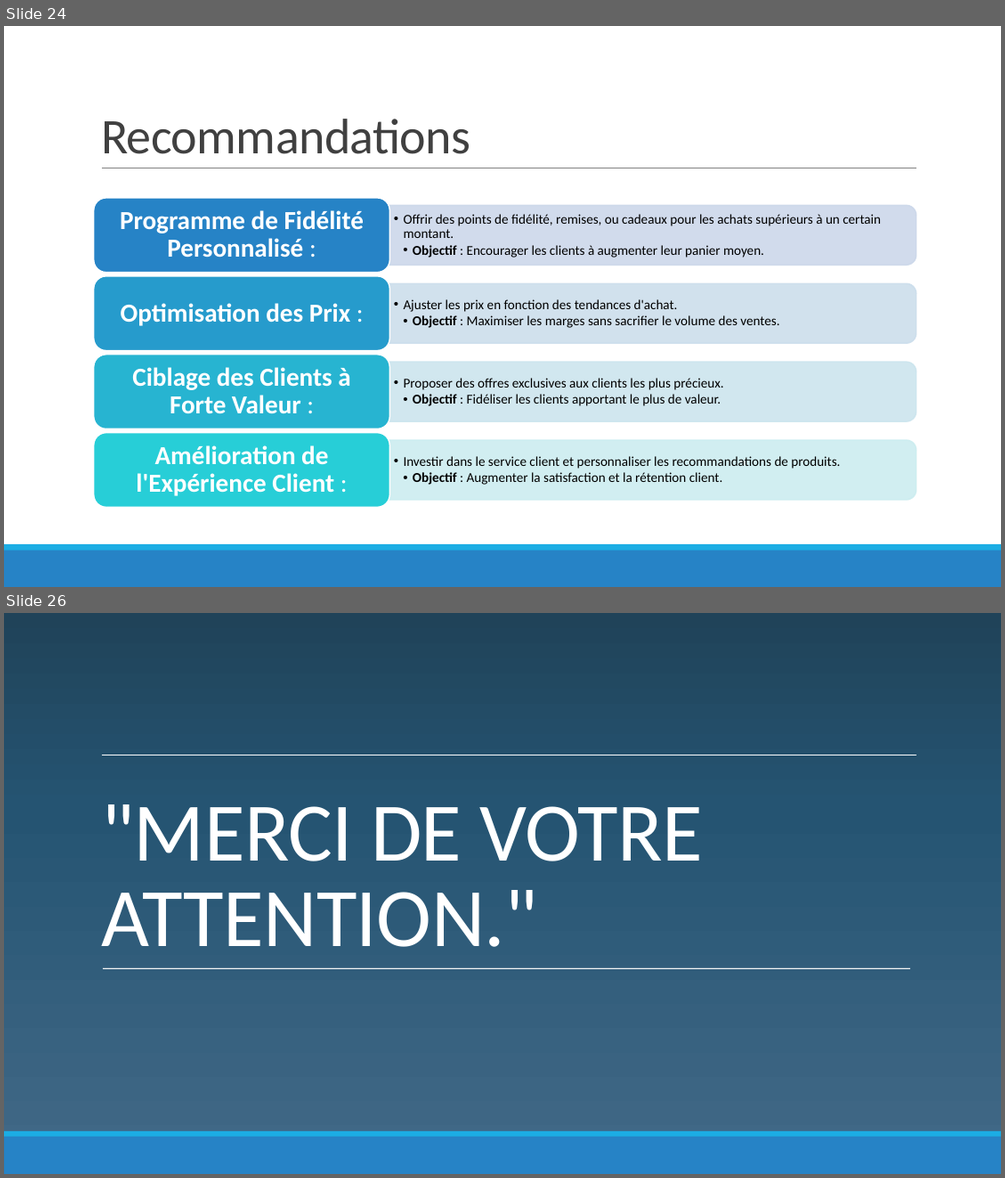
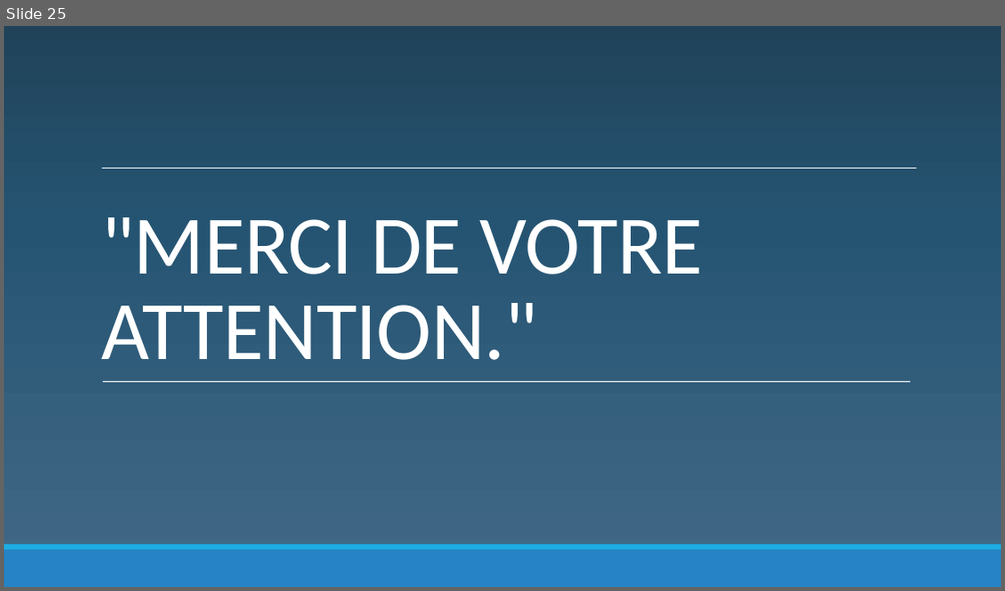
Before and after one commit to obenmaha/analyse-ventes-librairie, a slide deck: presentation_BENMAHAMMED_Oussama_Lapage.pptx. Shown one above the other, each under a label of ours: slides 24 and 26 before the commit, slide 25 after it; the slides between them are not shown. The pictures are 1005x1178 and 1005x591 pixels, drawn with LibreOffice and Linux fonts; fonts in the diff are those of the drawing; background and template pictures are left out. Boxes give left, top, right and bottom in pixels: in the first picture for what was removed or moved away, otherwise in the second. Text is boxed around its words. In the diff, an @@ line names an element or a change of style, - is before the commit and + after.

Commit message:
ajout de stats et mise en page pour la presentation

```diff
--- a/presentation_BENMAHAMMED_Oussama_Lapage.pptx
+++ b/presentation_BENMAHAMMED_Oussama_Lapage.pptx
@@ slide 24 removed at [4,26,1001,587], background #FFFFFF @@
@@ title removed at [101,119,470,154] @@
-Recommandations
@@ line removed from (102, 168) to (917, 168) @@
@@ group removed at [94,198,916,507]: 8 texts, 4 round same rects, 4 rounded rectangles @@
-  • Offrir des points de fidélité, remises, ou cadeaux pour les achats supérieurs à un certain montant.
-    • Objectif : Encourager les clients à augmenter leur panier moyen.
-Programme de Fidélité Personnalisé :
-  • Ajuster les prix en fonction des tendances d'achat.
-    • Objectif : Maximiser les marges sans sacrifier le volume des ventes.
-Optimisation des Prix :
-  • Proposer des offres exclusives aux clients les plus précieux.
-    • Objectif : Fidéliser les clients apportant le plus de valeur.
-Ciblage des Clients à Forte Valeur :
-  • Investir dans le service client et personnaliser les recommandations de produits.
-    • Objectif : Augmenter la satisfaction et la rétention client.
-Amélioration de l'Expérience Client :
@@ rectangle removed at [4,544,1001,549] @@
@@ rectangle removed at [4,549,1001,587] @@
@@ rectangle removed at [4,545,1001,550] @@
@@ what was slide 26 is now slide 25 @@
```
Also in this commit, not shown: 8 slides changed, 7 slides added, 7 other slides removed, 1 other file.
